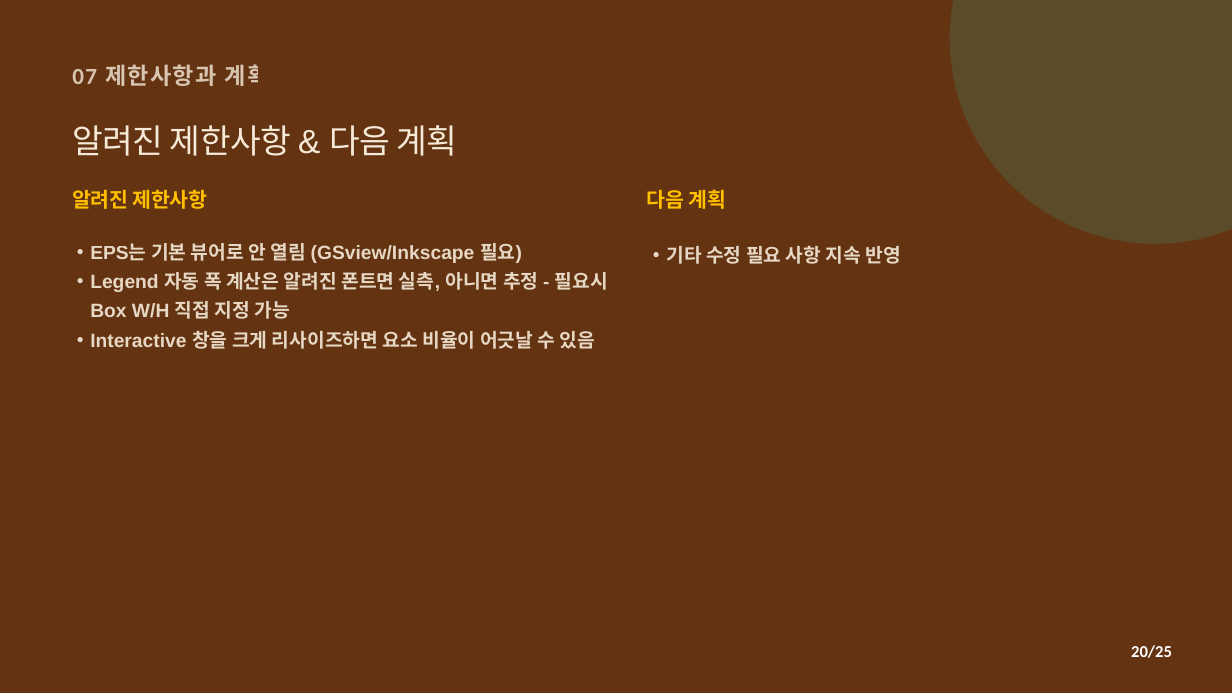
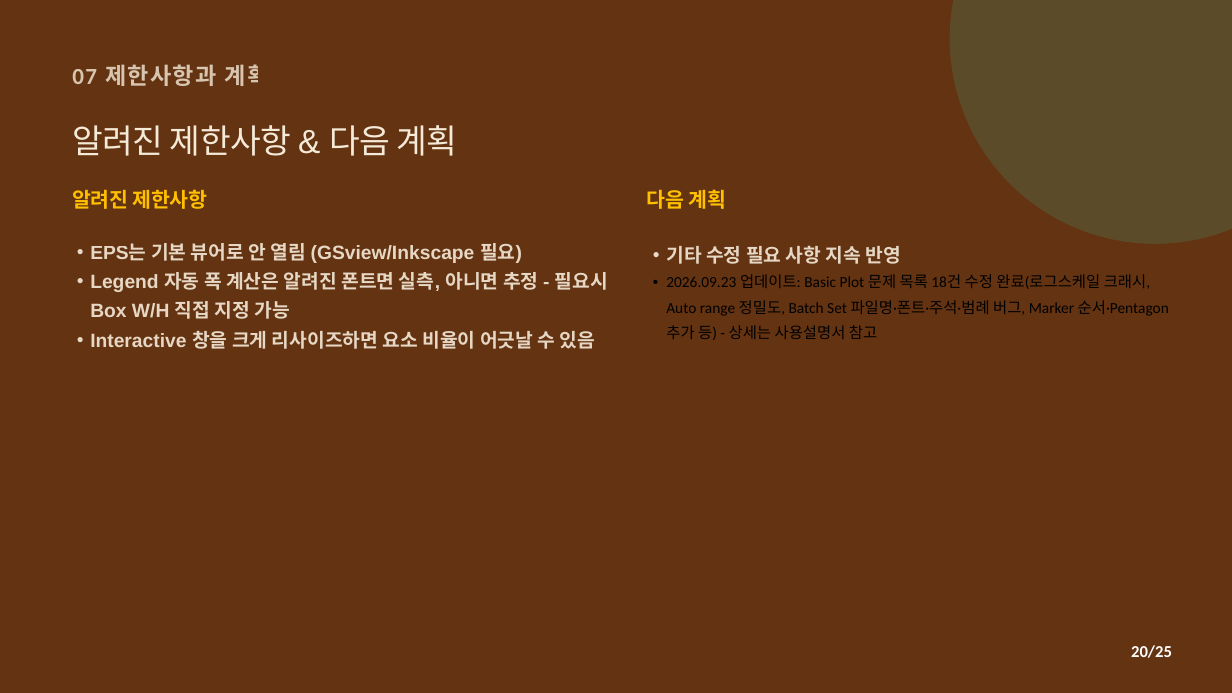
Before and after one commit to CWKIM113/CathPlot_Pub, a slide deck: slide 20 of CathPlot_발표.pptx. Drawn at 1232x693 pixels with LibreOffice and Linux fonts; fonts in the diff are those of the drawing. Boxes give left, top, right and bottom in pixels: in the first picture for what was removed or moved away, otherwise in the second. Text is boxed around its words. In the diff, an @@ line names an element or a change of style, - is before the commit and + after.

```diff
--- a/CathPlot_발표.pptx
+++ b/CathPlot_발표.pptx
@@ text at [666,274,1169,340]: paragraph added @@
+• 2026.09.23 업데이트: Basic Plot 문제 목록 18건 수정 완료(로그스케일 크래시, Auto range 정밀도, Batch Set 파일명·폰트·주석·범례 버그, Marker 순서·Pentagon 추가 등) - 상세는 사용설명서 참고
```
Also in this commit, not shown: 1 other slide changed, 1 other file.
